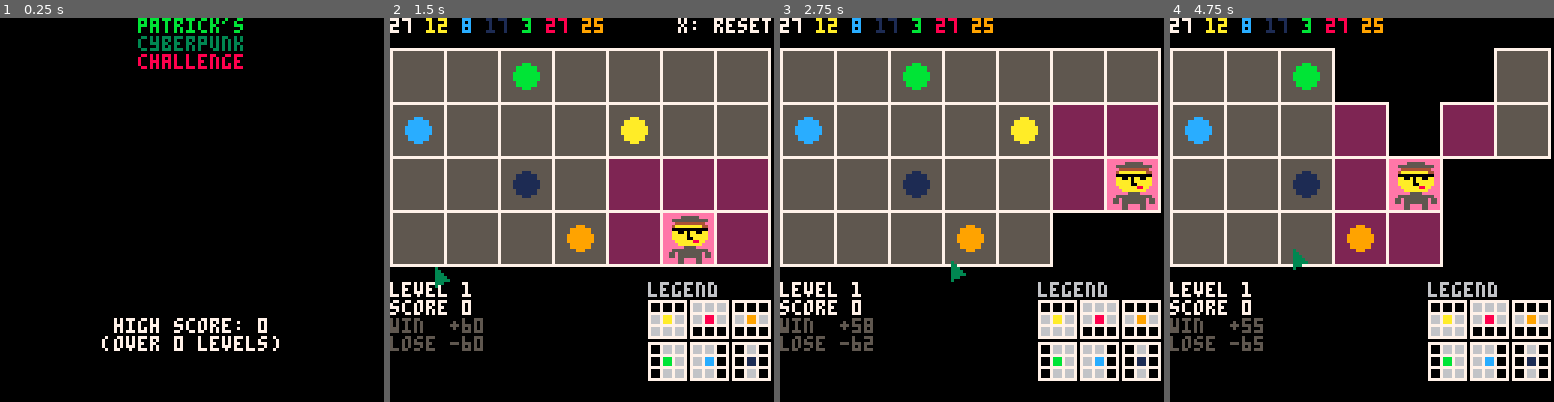
Above: before the commit, frames 1-4 (left to right).
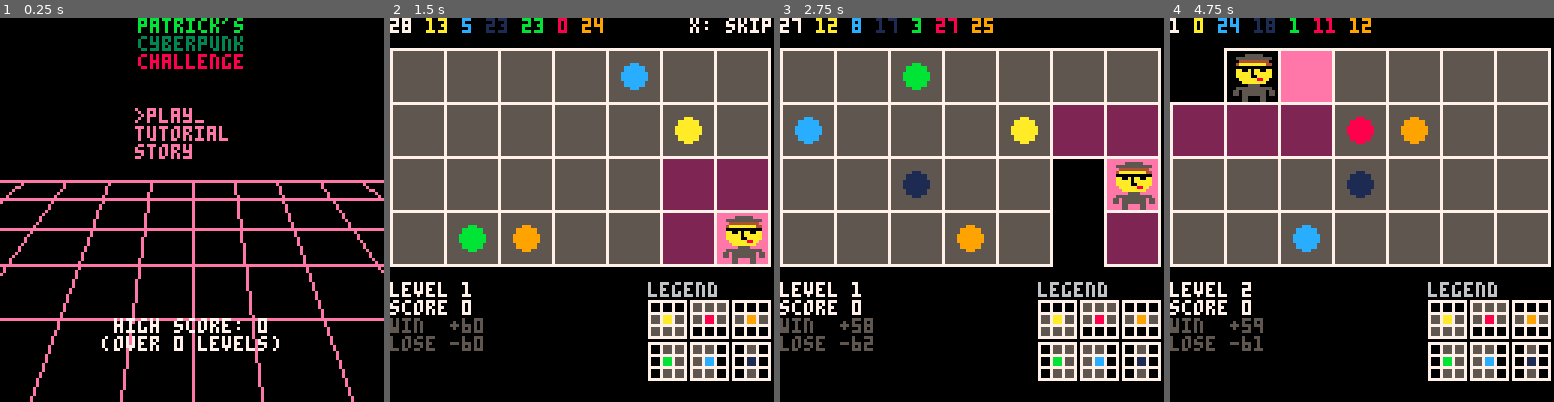
Above: after the commit, the same moments.

Repository: tobiasvl/patrick
Game: PICO-8 cartridge patrick.p8
The game is run twice, just before and just after one commit, with the same random seed, the same clock (stepped at 60 frames per second) and the same inputs.
Inputs (mouse positions are in pixels of both pictures, inside the frame that each line leads up to):
- Up to frame 1 (0.25 s): no input
- Up to frame 2 (1.5 s): tap X (X key) at 0.33, 1.07 s; click (670, 121) at 0.67 s; tap O (Z key) at 0.7 s; click (436, 267) at 1.22 s
- Up to frame 3 (2.75 s): hold Right 1.6-2.1 s; tap O (Z key) at 1.7, 2.1, 2.5 s; click (887, 114) at 1.77 s; tap X (X key) at 1.85 s; hold Up 2.15-2.42 s; click (952, 259) at 2.32 s; hold Right from 2.47 s (still down)
- Up to frame 4 (4.75 s): click (1404, 106) at 2.87 s; tap O (Z key) every 0.4 s from 2.9 to 4.5 s; tap X (X key) at 2.97, 4.08 s; release Right at 3.03 s; hold Left 3.08-3.58 s; click (1465, 256) at 3.42 s; hold Down 3.63-3.97 s; click (1231, 102) at 3.97 s; hold Right 4.02-4.68 s; click (1292, 248) at 4.52 s; hold Up from 4.73 s (still down)

The runs differ from the first frame. In frame 1, 7.3% of the frame differs, in the area x 0-100%, y 23-100%; in frame 2, 13%; in frame 3, 5.4%; in frame 4, 39%, in the area x 0-100%, y 0-94%.

Commit message:
Title screen and tutorial

Diff:
--- a/patrick.p8
+++ b/patrick.p8
@@ -9,17 +9,28 @@
   play=2,
   win=3,
   game_over=4,
+  tutorial=5,
+  story=6,
 }
 
 function _init()
   mode=modes.title_screen
+  menu_selection=1
   score=0
   run=0
   last_mouse=0
   cartdata("tobiasvl_patrick")
-  init_board()
   poke(0x5f2d,1)
-end
+  title_y=50
+  title_dir=true
+  emulated=stat(102)!=0
+end
+
+menu={
+  function() init_board() mode=modes.play end,
+  function() init_board(true) page=1 mode=modes.tutorial end,
+  function() mode=modes.story end,
+}
 
 keys={
   [1]=function(x,y) return x>1 and x>patrick.x-1 and x-1 or x,y end,
@@ -35,7 +46,9 @@
   mouse=mouse!=last_mouse and mouse or false
   last_mouse=temp_mouse
   if mode==modes.title_screen then
-    if (button==0x10) init_board() mode=modes.play
+    if (button==4) menu_selection=menu_selection==1 and #menu or menu_selection-1
+    if (button==8) menu_selection=(menu_selection%#menu)+1
+    if (button==0x10) menu[menu_selection]()
   elseif mode==modes.play then
     if (button==0x20 and destroyed==0) init_board()
     if destroyed==27 then
@@ -107,6 +120,33 @@
       mode=modes.play
       mouse=false
     end
+  elseif mode==modes.tutorial then
+    if btnp(4) or mouse then
+      page+=1
+      if (page==6) init_board()
+      if (page==12) mode=modes.play
+    end
+    if page==5 then
+      for y=1,4 do
+        for x=1,7 do
+          if (not (patrick.x==x and patrick.y==y)) board[y][x]=-1
+        end
+      end
+    elseif page==3 then
+      local new_patrick={x=patrick.x,y=patrick.y}
+      mask=flr(rnd(15))+1
+      for i in all({band(mask,1),band(mask,2)}) do
+        local should_break=false
+        for j in all({band(mask,4),band(mask,8)}) do
+          if (i!=0) new_patrick.x,new_patrick.y=keys[i](patrick.x,patrick.y)
+          if (j!=0) new_patrick.x,new_patrick.y=keys[j](new_patrick.x,new_patrick.y)
+          if get_tile(new_patrick.x,new_patrick.y)==0 then
+            if (not (new_patrick.x==patrick.x and new_patrick.y==patrick.y)) destroy_tile(patrick.x,patrick.y) patrick=new_patrick should_break=true break
+          end
+        end
+        if (should_break) break
+      end
+    end
   end
 end
 
@@ -116,11 +156,150 @@
     center("patrick's",11)
     center("cyberpunk",3)
     center("challenge",8)
+    if (title_dir) title_y+=0.5 else title_y-=0.5
+    if (title_y==128 or title_y==50) title_dir=not title_dir
+    line(0,title_y,127,title_y,14)
+    line(0,title_y+6,127,title_y+6,14)
+    line(0,title_y+16,127,title_y+16,14)
+    line(0,title_y+28,127,title_y+28,14)
+    line(0,title_y+46,127,title_y+46,14)
+    line(64,title_y,64,127,14)
+    line(50,title_y,40,127,14)
+    line(36,title_y,10,127,14)
+    line(22,title_y,-30,127,14)
+    line(8,title_y,-80,127,14)
+    line(120,title_y,127+80,127,14)
+    line(106,title_y,127+30,127,14)
+    line(92,title_y,127-10,127,14)
+    line(78,title_y,127-40,127,14)
+    cursor(45,30)
+    print(menu_selection==1 and ">play_" or "play")
+    print(menu_selection==2 and ">tutorial_" or "tutorial")
+    print(menu_selection==3 and ">story_" or "story")
     high_score=dget(1)
     high_run=dget(2)
     cursor(0,100)
     center("high score: "..high_score,7)
     center("(over "..high_run.." levels)",7)
+  elseif mode==modes.tutorial then
+    menuitem(1,"title screen",function() mode=modes.title_screen end)
+    cls()
+    print("z: next",128-(7*4),0,7)
+    local offset=10
+    for y=1,4 do
+      for x=1,7 do
+        local tile=get_tile(x,y)
+        if tile>=0 then
+          rect(18*(x-1),offset+(18*(y-1)),18*(x),offset+(18*(y)),7)
+          local bg=5
+          if (page==2 and (x==patrick.x-1 or x==patrick.x or x==patrick.x+1) and (y==patrick.y-1 or y==patrick.y or y==patrick.y+1)) bg=2
+          if (patrick.x==x and patrick.y==y) bg=14
+          rectfill(18*(x-1)+1,offset+(18*(y-1))+1,18*(x)-1,offset+(18*(y))-1,bg)
+          if (tile>0) circfill(18*(x-1)+9,offset+(18*(y-1))+9,4,tile)
+        end
+      end
+    end
+    palt(0,false)
+    palt(6,true)
+    spr(1,(18*(patrick.x-1))+2,offset+(18*(patrick.y-1))+2,2,2)
+    palt()
+    rectfill(0,83,127,127,0)
+    cursor(0,88)
+    color(11)
+    if page==1 then
+      print("the object of the game is to")
+      print("remove all 28 squares.")
+    elseif page==2 then
+      print("patrick can move to any square")
+      print("that is adjacent to where he is.")
+      print("(even diagonally!)")
+    elseif page==3 then
+      print("each time patrick moves, the")
+      print("square he was on will disappear.")
+    elseif page==4 then
+      oh_no()
+      color(11)
+      cursor(0,88)
+      print("you will lose when patrick can")
+      print("no longer move to any remaining")
+      print("squares.")
+    elseif page==5 then
+      all_right()
+      color(11)
+      cursor(0,88)
+      print("if you make all the squares")
+      print("disappear, you win the level.\n")
+      print("either way, a new level will")
+      print("automatically be generated.")
+    elseif page==6 then
+      print("moving patrick to a")
+      print("colored ball will")
+      print("make the correspon-")
+      print("ding squares (see")
+      print("legend) disappear.")
+      print("legend",86,88,6)
+      spr(5,86,94,2,2)
+      spr(7,86,108,2,2)
+      spr(11,100,94,2,2)
+      spr(9,100,108,2,2)
+      spr(32,114,94,2,2)
+      spr(13,114,108,2,2)
+    elseif page==7 then
+      cursor(36,88)
+      print("for each level you win")
+      print("you get 60 points minus")
+      print("the number of squares")
+      print("you landed on.")
+      print("level "..run+1,0,88,7)
+      print("score "..score,0,94,7)
+      print("win  +"..60-steps,0,100,11)
+      print("lose -"..60+steps,0,106,5)
+    elseif page==8 then
+      cursor(36,88)
+      print("for each level you lose,")
+      print("you get 60 points plus")
+      print("the number of squares")
+      print("you landed on deducted")
+      print("from your score.")
+      print("level "..run+1,0,88,7)
+      print("score "..score,0,94,7)
+      print("win  +"..60-steps,0,100,5)
+      print("lose -"..60+steps,0,106,8)
+    elseif page==9 then
+      cursor(0,86)
+      color(11)
+      print("each level has a seven-numbered")
+      print("code, which you can write down")
+      print("to play later, or give to a")
+      print("friend. use the \"custom\" mode")
+      print("to input codes and play a single")
+      print("level.")
+    elseif page==10 then
+      cursor(0,86)
+      print("each number says what square a")
+      print("ball occupies, 1-28 (or 0 for")
+      print("none). duplicate numbers are")
+      print("overridden from left to right.")
+      print("the white number is patrick and")
+      print("can't be 0 or overridden.")
+    elseif page==11 then
+      cursor(0,86)
+      print("it is unknown at this time")
+      print("whether it is possible to have")
+      print("or create an unsolvable level.")
+      print("you can skip a level without")
+      print("penalty if you have not made any")
+      print("moves and think it's impossible.")
+    end
+    if page==9 or page==10 or page==11 then
+      local x=0
+      print(balls[1][2],x,0,balls[1][1])
+      x+=#(tostr(balls[1][2]).." ")*4
+      for i=7,2,-1 do
+        print(balls[i][2].." ",x,0,balls[i][1])
+        x+=#tostr(balls[i][2].." ")*4
+      end
+    end
   elseif mode==modes.play or mode==modes.win or mode==modes.game_over then
     cls()
     local x=0
@@ -130,7 +309,7 @@
       print(balls[i][2].." ",x,0,balls[i][1])
       x+=#tostr(balls[i][2].." ")*4
     end
-    if (destroyed==0) print("x: reset",128-(8*4),0,7)
+    if (destroyed==0) print("x: skip",128-(7*4),0,7)
     local offset=10
     for y=1,4 do
       for x=1,7 do
@@ -176,25 +355,23 @@
     spr(9,100,108,2,2)
     spr(32,114,94,2,2)
     spr(13,114,108,2,2)
-    spr(36,stat(32),stat(33))
+    if (not emulated) spr(16,stat(32),stat(33))
   end
   if mode==modes.win then
     print("z: next",128-(7*4),0,7)
     print("score "..score,0,94,5)
     print("win  +"..60-steps,0,100,11)
     print("score="..score+(60-steps),0,114,7)
+    all_right()
   elseif mode==modes.game_over then
     print("z: next",128-(7*4),0,7)
     print("score "..score,0,94,5)
     print("lose -"..60+steps,0,106,8)
     print("score="..max(0,score-(60+steps)),0,114,7)
-    if patrick.x==1 then
-      spr(34,(18*(patrick.x-2))+32,10+(18*(patrick.y-2))+9,2,2,true)
-      print("oh\nno",(18*(patrick.x-2))+36,10+(18*(patrick.y-2))+10,0)
-    else
-      spr(34,(18*(patrick.x-2))+9,10+(18*(patrick.y-2))+9,2,2)
-      print("oh\nno",(18*(patrick.x-2))+13,10+(18*(patrick.y-2))+10,0)
-    end
+    oh_no()
+  end
+  if page==12 and run==0 then
+    print("good\nluck",50,94,11)
   end
 end
 
@@ -207,16 +384,38 @@
   poke(0x5f26,x)
 end
 
-function init_board()
-  balls={
-    {7,flr(rnd(28))+1},
-    {9,flr(rnd(29))},
-    {8,flr(rnd(29))},
-    {11,flr(rnd(29))},
-    {1,flr(rnd(29))},
-    {12,flr(rnd(29))},
-    {10,flr(rnd(29))}
-  }
+function all_right()
+  local offset,flip=16,false
+  if patrick.x==1 then
+    offset=19
+  elseif patrick.x==7 then
+    offset,flip=14,true
+  end
+  spr(36,(18*(patrick.x-2))+offset,10+(18*(patrick.y-2))+9,3,2,flip)
+  print(" all\nright",(18*(patrick.x-2))+2+offset,10+(18*(patrick.y-2))+10,0)
+end
+
+function oh_no()
+  local offset,flip=9,false
+  if (patrick.x==1) offset,flip=32,true
+  spr(34,(18*(patrick.x-2))+offset,10+(18*(patrick.y-2))+9,2,2,flip)
+  print("oh\nno",(18*(patrick.x-2))+4+offset,10+(18*(patrick.y-2))+10,0)
+end
+
+function init_board(skip_balls)
+  if not skip_balls then
+    balls={
+      {7,flr(rnd(28))+1},
+      {9,flr(rnd(29))},
+      {8,flr(rnd(29))},
+      {11,flr(rnd(29))},
+      {1,flr(rnd(29))},
+      {12,flr(rnd(29))},
+      {10,flr(rnd(29))}
+    }
+  else
+    balls={{7,flr(rnd(28))+1}}
+  end
   steps=0
   destroyed=0
   board={}
Not shown, changed: 29 lines of the sprite sheet (__gfx__) section of patrick.p8
